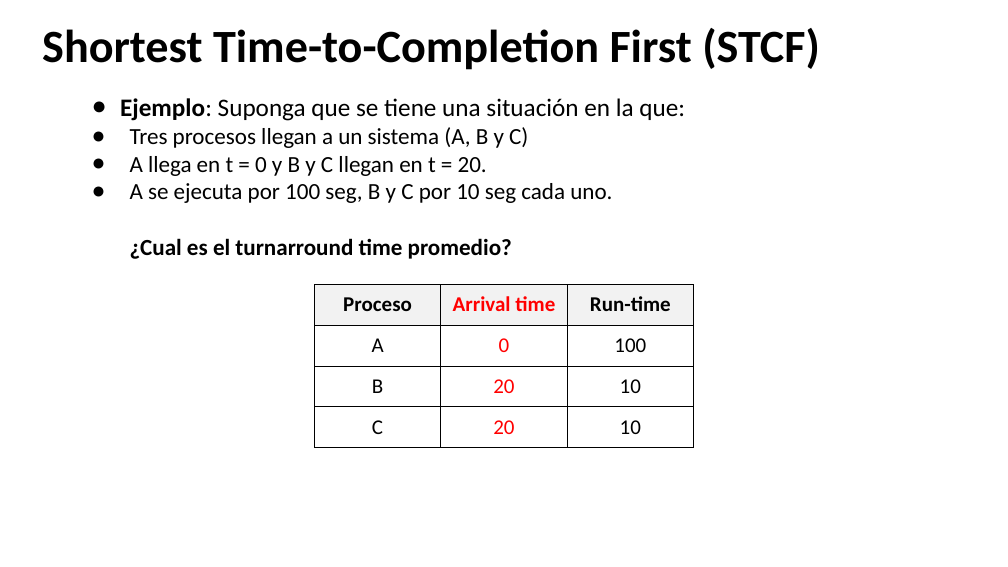
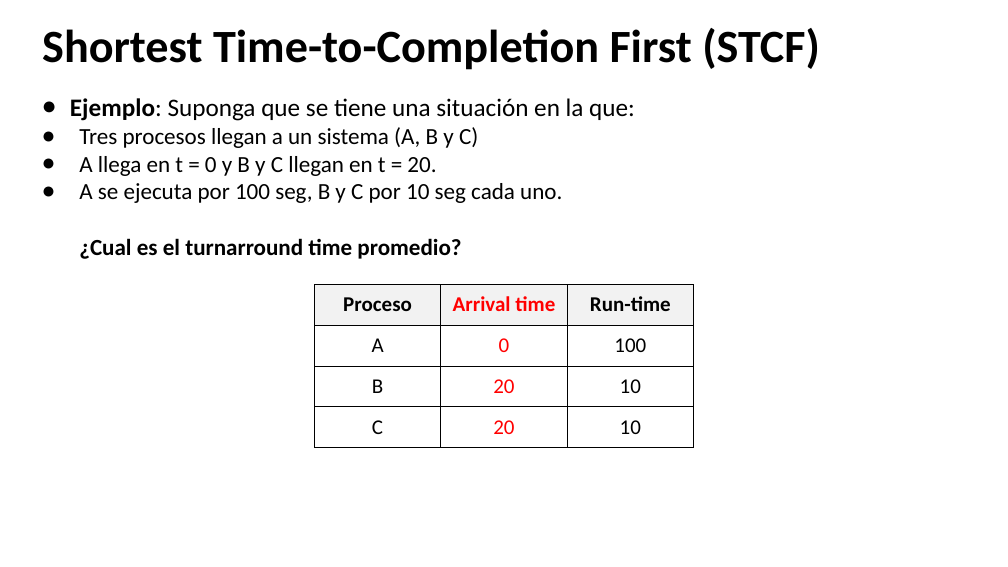
Before and after one commit to udea-so/apuntes_2026-2_SO-virtual, a slide deck: slide 40 of clase_05/SO_apuntes_clase5.pptx (slide 38 before the commit). Drawn at 1008x567 pixels with LibreOffice and Linux fonts; fonts in the diff are those of the drawing. Boxes give left, top, right and bottom in pixels: in the first picture for what was removed or moved away, otherwise in the second. Text is boxed around its words. In the diff, an @@ line names an element or a change of style, - is before the commit and + after.

```diff
--- a/clase_05/SO_apuntes_clase5.pptx
+++ b/clase_05/SO_apuntes_clase5.pptx
@@ text "Ejemplo: Suponga que se tiene ...": place and size @@
-text "Ejemplo: Suponga que se tiene ..." at (120,98,685,259)
+text "Ejemplo: Suponga que se tiene ..." at (70,98,635,259)
```
Also in this commit, not shown: 12 other slides changed, 2 slides added, 17 other files.
